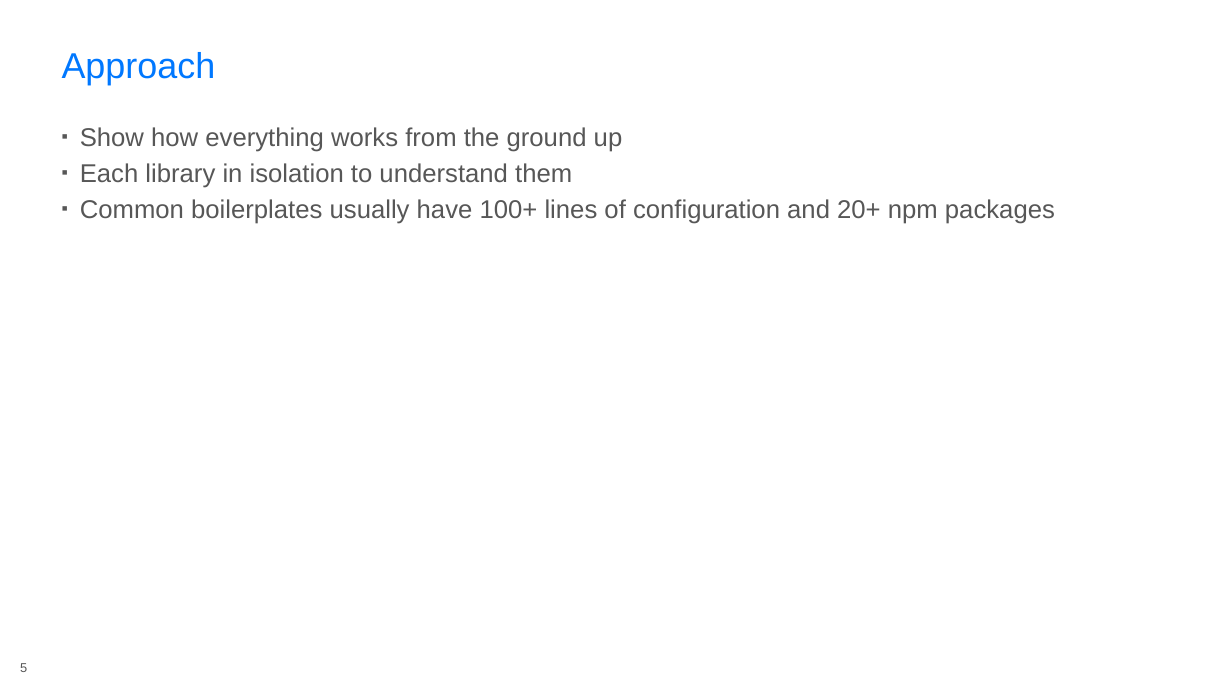
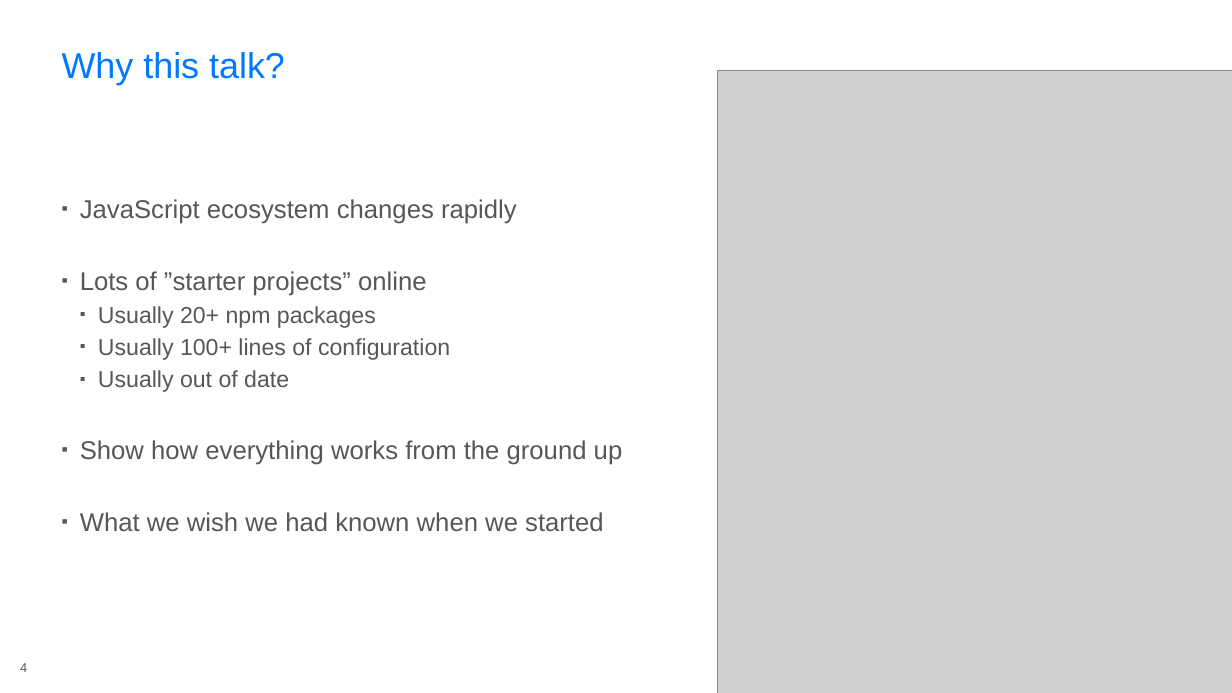
Before and after one commit to rasmuskl/react-webpack-typescript, a slide deck: slide 4 of _notes/Presentation.pptx (slide 5 before the commit). Drawn at 1232x693 pixels with LibreOffice and Linux fonts; fonts in the diff are those of the drawing; grey boxes stand for pictures; background and template pictures are left out. Boxes give left, top, right and bottom in pixels: in the first picture for what was removed or moved away, otherwise in the second. Text is boxed around its words. In the diff, an @@ line names an element or a change of style, - is before the commit and + after.

```diff
--- a/_notes/Presentation.pptx
+++ b/_notes/Presentation.pptx
@@ title at (x1=62, y1=52, x2=285, y2=85): text changed @@
-Approach
+Why this talk?
@@ picture added at (x1=718, y1=70, x2=1232, y2=693) @@
@@ text at (x1=80, y1=199, x2=517, y2=392): paragraphs added @@
+▪ JavaScript ecosystem changes rapidly
+▪ Lots of ”starter projects” online
+  ▪ Usually 20+ npm packages
+  ▪ Usually 100+ lines of configuration
+  ▪ Usually out of date
@@ text at (x1=80, y1=512, x2=604, y2=532): text changed @@
-▪ Each library in isolation to understand them
-▪ Common boilerplates usually have 100+ lines of configuration and 20+ npm packages
+▪ What we wish we had known when we started
@@ page number at (x1=20, y1=663, x2=27, y2=672): text changed @@
-5
+4
```
Also in this commit, not shown: 5 other slides changed, 4 slides added, 5 slides removed, 10 other files.
